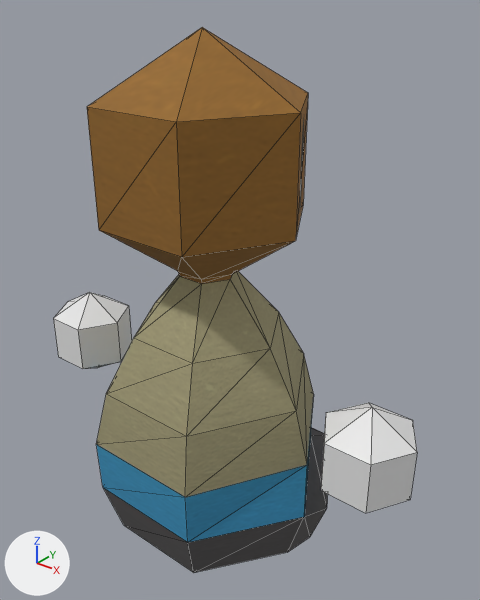
The FBX model Art/Assets/Worker/Worker.FBX, before and after one commit.
One viewpoint serves both versions: a 50 mm camera at (1.29, -1.468, 1.796) aimed at (0.061, 0.068, 0.843). The axes (+X, +Y, +Z) are drawn at lower left. The lights are the same throughout. Mesh edges are drawn as thin lines. Where no turn or scale is listed for an object, it has been applied to the vertices.

In view in the first picture: 'Body', 'LeftHand', 'RightHand'.
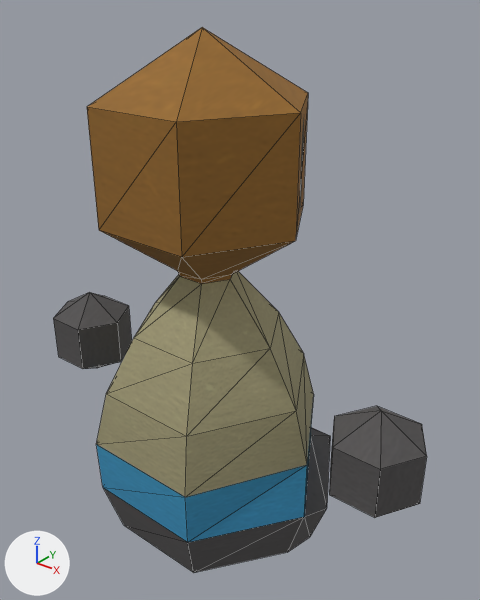
Where the change shows, as pixel boxes [x1, y1, x2, y2] in the pictures (480 x 600 px):
'LeftHand', recoloured, surface changed, moved, turned
    before: [53, 292, 132, 369]
    after: [329, 406, 427, 518]
'RightHand', deleted
    before: [321, 403, 417, 513]
'Hand', added
    after: [53, 292, 132, 369]

The change, as a diff of the scene's bpy script:
```diff
--- a/Art/Assets/Worker/Worker.FBX.py
+++ b/Art/Assets/Worker/Worker.FBX.py
@@ me_mesh_002 @@
 me_mesh_002.from_pydata(...)  # 14 vertices, 18 faces; spans x -9.1..9.1, y 27.9..48.9, z -41.5..-17.1
 # used by ob_lefthand; location = (-0.081, -0.012, 0.941); rotation_euler = (0.0, 0.0, 1.571), in degrees (0, 0, 90); scale = (0.014, 0.014, 0.014)
+# me_mesh_002 part 1: texture (UV) coordinates of 18 of 18 faces, centred in x -9.1..9.1, y 30.5..46.3, z -37.4..-21.2, changed; they spanned u 0.0..1.0, v 0.0..1.0 and now span u 0.2..0.3, v 0.05..0.17
+me_mesh_002.materials.append(mat_material__2)  # picture img_workermaterial_png
@@ me_mesh_001_1 @@
+me_mesh_001_1.from_pydata(...)  # a UV sphere (6 segments, 3 rings, poles along z) spanning x -0.685..-0.39, y -0.128..0.128, z -0.581..-0.24
+me_mesh_001_1.materials.append(mat_material__2)  # picture img_workermaterial_png
@@ ob_lefthand @@
 ob_lefthand = bpy.data.objects.new('LeftHand', me_mesh_002)
-ob_lefthand.location = (-0.081, -0.012, 0.941)
-ob_lefthand.rotation_euler = (0.0, 0.0, 1.571)  # degrees (0, 0, 90)
+ob_lefthand.location = (0.095, -0.012, 0.941)
+ob_lefthand.rotation_euler = (0.0, 0.0, -1.571)  # degrees (0, 0, -90)
 ob_lefthand.scale = (0.014, 0.014, 0.014)
@@ ob_righthand @@
-ob_righthand = bpy.data.objects.new('RightHand', me_mesh_001)
-ob_righthand.location = (0.089, -0.012, 0.946)
@@ ob_hand @@
+ob_hand = bpy.data.objects.new('Hand', me_mesh_001_1)
+ob_hand.location = (-0.081, -0.012, 0.941)
```
